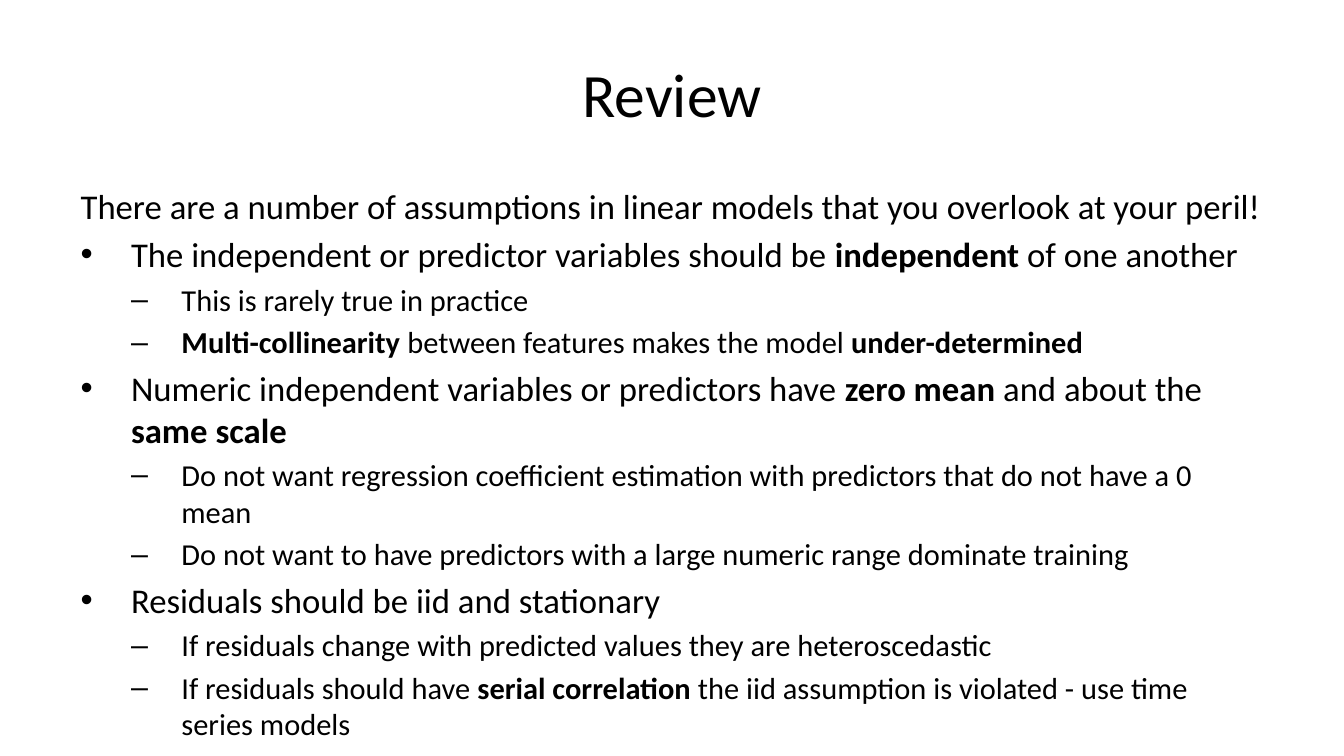
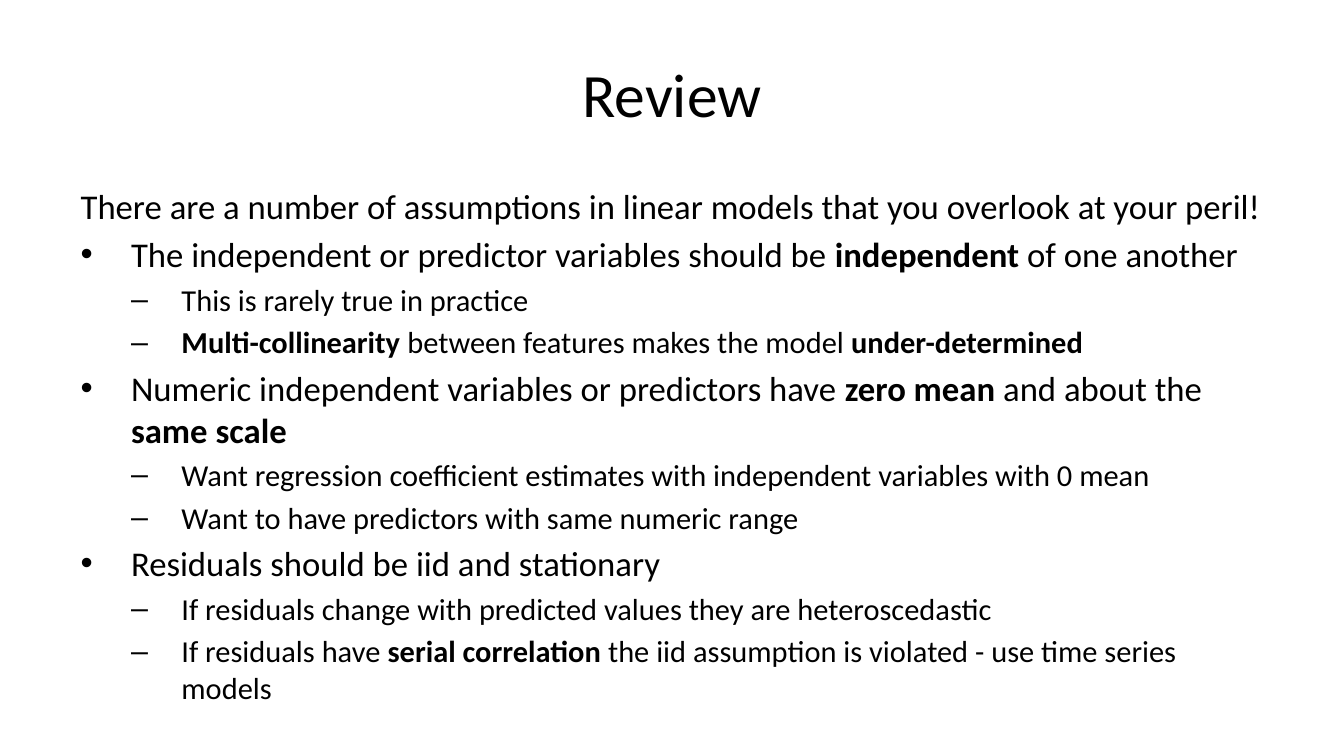
Before and after one commit to StephenElston/CSCI-E-83, a slide deck: slide 3 of LectureSlides/10a_ModelsInHighDimensions.pptx. Drawn at 1344x756 pixels with LibreOffice and Linux fonts; fonts in the diff are those of the drawing. Boxes give left, top, right and bottom in pixels: in the first picture for what was removed or moved away, otherwise in the second. Text is boxed around its words. In the diff, an @@ line names an element or a change of style, - is before the commit and + after.

```diff
--- a/LectureSlides/10a_ModelsInHighDimensions.pptx
+++ b/LectureSlides/10a_ModelsInHighDimensions.pptx
@@ text at [181,465,1149,535]: text changed @@
-  – Do not want regression coefficient estimation with predictors that do not have a 0 mean
-  – Do not want to have predictors with a large numeric range dominate training
+  – Want regression coefficient estimates with independent variables with 0 mean
+  – Want to have predictors with same numeric range
@@ text at [181,640,1176,700]: text changed @@
-  – If residuals should have serial correlation the iid assumption is violated - use time series models
+  – If residuals have serial correlation the iid assumption is violated - use time series models
```
Also in this commit, not shown: 9 other slides changed, 1 slide added.
